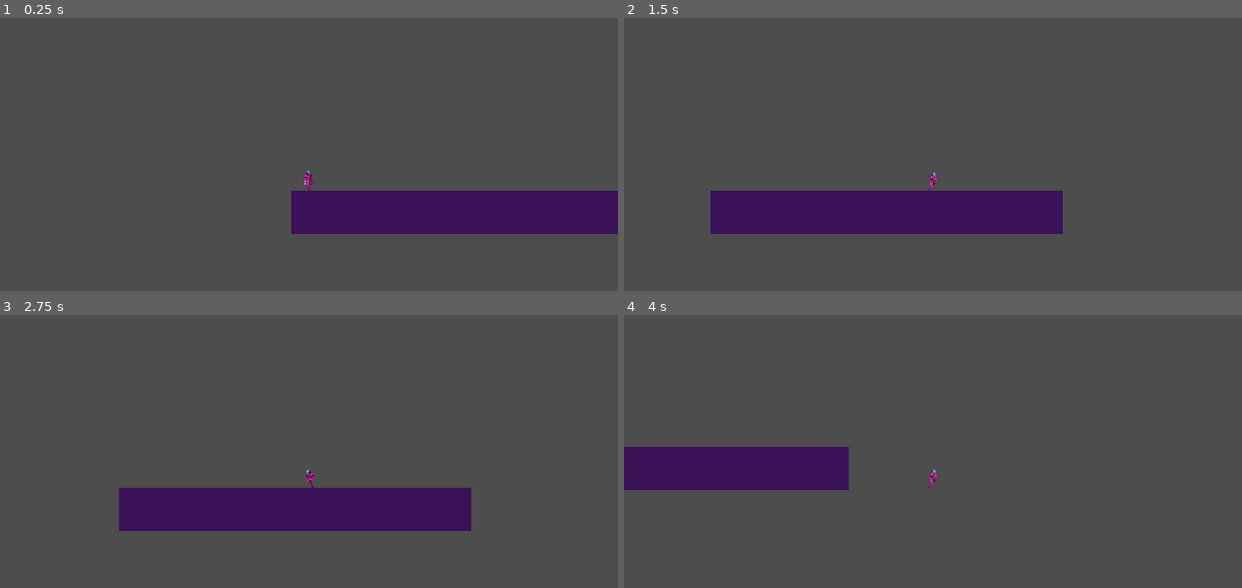
Above: before the commit, frames 1-4 (two rows, left to right).
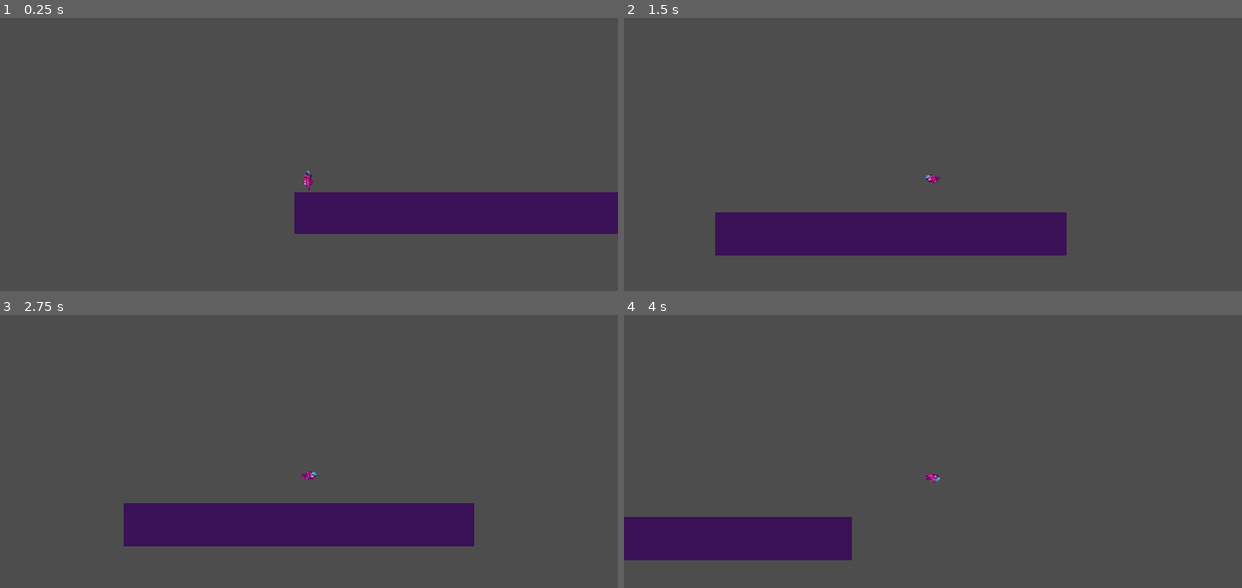
Above: after the commit, the same moments.

Repository: suvrathkesaraju-lgtm/Warped_Clash
Game: Godot game, scene res://Levels/level.tscn
Two runs of this game, one before a commit and one after it. Both use one fixed random seed, a clock stepped at 60 frames per second and the inputs below.
Inputs (mouse positions are in pixels of both pictures, inside the frame that each line leads up to):
- Up to frame 1 (0.25 s): no input
- Up to frame 2 (1.5 s): tap Enter at 0.5 s; move the mouse to (1068, 173) at 0.52 s; hold D (move_right) from 0.53 s (still down); tap Space (jump, bound only after the commit) at 0.6, 0.77, 1.07 s; click (1068, 173) at 0.67 s; move the mouse to (809, 209) at 1.27 s; tap Alt at 1.35 s
- Up to frame 3 (2.75 s): tap Space (jump, bound only after the commit) at 1.52, 1.55, 1.82, 2.3 s; move the mouse to (370, 413) at 2.02 s; release D (move_right) at 2.03 s; hold A (move_left) from 2.03 s (still down); tap Shift at 2.1 s
- Up to frame 4 (4 s): move the mouse to (902, 557) at 2.77 s; release A (move_left) at 2.78 s; hold D (move_right) from 2.78 s (still down); tap Space (jump, bound only after the commit) at 2.85, 3.02, 3.32, 3.77, 3.8 s; click (902, 557) at 2.92 s; move the mouse to (1118, 541) at 3.52 s; tap Alt at 3.6 s

The runs differ from the first frame. In frame 1, 0.4% of the frame differs, in the area x 47-100%, y 63-80%; in frame 2, 9.2%; in frame 3, 6.6%; in frame 4, 12%, in the area x 0-52%, y 48-90%.

Commit message:
fixed gitignore

Diff:
--- a/Levels/level.tscn
+++ b/Levels/level.tscn
@@ -121,6 +121,6 @@
 tile_set = SubResource("TileSet_lmq4j")
 
 [node name="Player" parent="." unique_id=1752866289 instance=ExtResource("2_gtnvv")]
-position = Vector2(34, 566)
+position = Vector2(27, 577)
 
 [node name="Camera2D" type="Camera2D" parent="Player" unique_id=801838954]
--- a/Player/player.gd
+++ b/Player/player.gd
@@ -4,7 +4,7 @@
 const GRAVITY=1000
 const speed = 400
 
-enum State {Idle, Run}
+enum State {Idle, Run, Jump}
 
 var current_state
 func _ready():
@@ -16,6 +16,7 @@
 	player_falling(delta)
 	player_idle(delta)
 	player_run(delta)
+	player_jump(delta)
 
 	move_and_slide()
 
@@ -40,11 +41,17 @@
 	if direction!=0:
 		current_state= State.Run
 		animated_sprite_2d.flip_h = false if direction > 0  else true
-	print("state", State.keys()[current_state])
 
+func player_jump(delta):
+	if Input.is_action_just_pressed("jump"):
+		velocity.y = -200
+		current_state = State.Jump
 
 func player_animation():
 	if current_state == State.Idle:
 		animated_sprite_2d.play("Idle")
+	elif current_state ==  State.Run:
+
+		animated_sprite_2d.play("Jump")
 	else:
 		animated_sprite_2d.play("Run")
--- a/Player/player.tscn
+++ b/Player/player.tscn
@@ -3,6 +3,7 @@
 [ext_resource type="Texture2D" uid="uid://bojxis4pwna4r" path="res://Player/player-idle.png" id="1_4ntmi"]
 [ext_resource type="Script" uid="uid://cvtssmp14b4v1" path="res://Player/player.gd" id="1_btcbx"]
 [ext_resource type="Texture2D" uid="uid://bwgkkk24b7o18" path="res://Player/player-run.png" id="2_btcbx"]
+[ext_resource type="Texture2D" uid="uid://rygothsx481n" path="res://Player/player-jump.png" id="3_gwnis"]
 
 [sub_resource type="AtlasTexture" id="AtlasTexture_gwnis"]
 atlas = ExtResource("1_4ntmi")
@@ -19,6 +20,30 @@
 [sub_resource type="AtlasTexture" id="AtlasTexture_vtle1"]
 atlas = ExtResource("1_4ntmi")
 region = Rect2(240, 0, 80, 80)
+
+[sub_resource type="AtlasTexture" id="AtlasTexture_b1ygp"]
+atlas = ExtResource("3_gwnis")
+region = Rect2(0, 0, 80, 80)
+
+[sub_resource type="AtlasTexture" id="AtlasTexture_o28un"]
+atlas = ExtResource("3_gwnis")
+region = Rect2(80, 0, 80, 80)
+
+[sub_resource type="AtlasTexture" id="AtlasTexture_n471f"]
+atlas = ExtResource("3_gwnis")
+region = Rect2(160, 0, 80, 80)
+
+[sub_resource type="AtlasTexture" id="AtlasTexture_7emwf"]
+atlas = ExtResource("3_gwnis")
+region = Rect2(240, 0, 80, 80)
+
+[sub_resource type="AtlasTexture" id="AtlasTexture_hshwv"]
+atlas = ExtResource("3_gwnis")
+region = Rect2(320, 0, 80, 80)
+
+[sub_resource type="AtlasTexture" id="AtlasTexture_gpjlu"]
+atlas = ExtResource("3_gwnis")
+region = Rect2(400, 0, 80, 80)
 
 [sub_resource type="AtlasTexture" id="AtlasTexture_od3ui"]
 atlas = ExtResource("2_btcbx")
@@ -81,6 +106,29 @@
 }, {
 "frames": [{
 "duration": 1.0,
+"texture": SubResource("AtlasTexture_b1ygp")
+}, {
+"duration": 1.0,
+"texture": SubResource("AtlasTexture_o28un")
+}, {
+"duration": 1.0,
+"texture": SubResource("AtlasTexture_n471f")
+}, {
+"duration": 1.0,
+"texture": SubResource("AtlasTexture_7emwf")
+}, {
+"duration": 1.0,
+"texture": SubResource("AtlasTexture_hshwv")
+}, {
+"duration": 1.0,
+"texture": SubResource("AtlasTexture_gpjlu")
+}],
+"loop": 1,
+"name": &"Jump",
+"speed": 10.0
+}, {
+"frames": [{
+"duration": 1.0,
 "texture": SubResource("AtlasTexture_od3ui")
 }, {
 "duration": 1.0,
@@ -125,8 +173,9 @@
 [node name="AnimatedSprite2D" type="AnimatedSprite2D" parent="." unique_id=2052294281]
 position = Vector2(0, -24)
 sprite_frames = SubResource("SpriteFrames_lmq4j")
-animation = &"Idle"
+animation = &"Jump"
 autoplay = "Idle"
+frame_progress = 0.93421984
 
 [node name="CollisionShape2D" type="CollisionShape2D" parent="." unique_id=1810283011]
 position = Vector2(0, -21)
--- a/project.godot
+++ b/project.godot
@@ -38,6 +38,12 @@
 , Object(InputEventKey,"resource_local_to_scene":false,"resource_name":"","device":-1,"window_id":0,"alt_pressed":false …(186 unchanged characters)…
 ]
 }
+jump={
+"deadzone": 0.2,
+"events": [Object(InputEventKey,"resource_local_to_scene":false,"resource_name":"","device":-1,"window_id":0,"alt_pressed":false,"shift_pressed":false,"ctrl_pressed":false,"meta_pressed":false,"pressed":false,"keycode":0,"physical_keycode":32,"key_label":0,"unicode":32,"location":0,"echo":false,"script":null)
+, Object(InputEventKey,"resource_local_to_scene":false,"resource_name":"","device":-1,"window_id":0,"alt_pressed":false,"shift_pressed":false,"ctrl_pressed":false,"meta_pressed":false,"pressed":false,"keycode":0,"physical_keycode":4194320,"key_label":0,"unicode":0,"location":0,"echo":false,"script":null)
+]
+}
 
 [layer_names]
 
Binary file added: Player/player-jump.png
Not shown, added: Player/player-jump.png.import
Binary file added: player-jump.png
Not shown, added: player-jump.png.import
Not shown, changed: .gitignore
